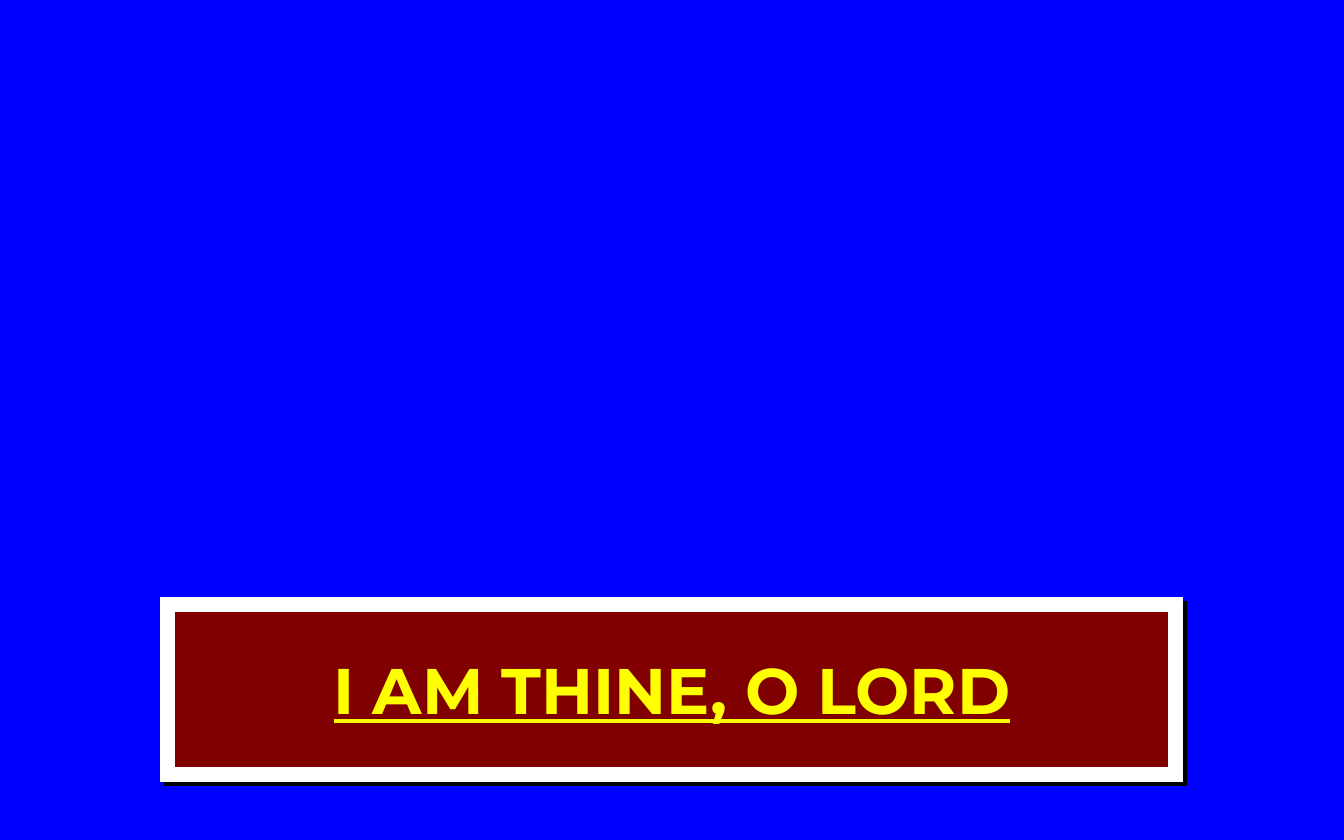
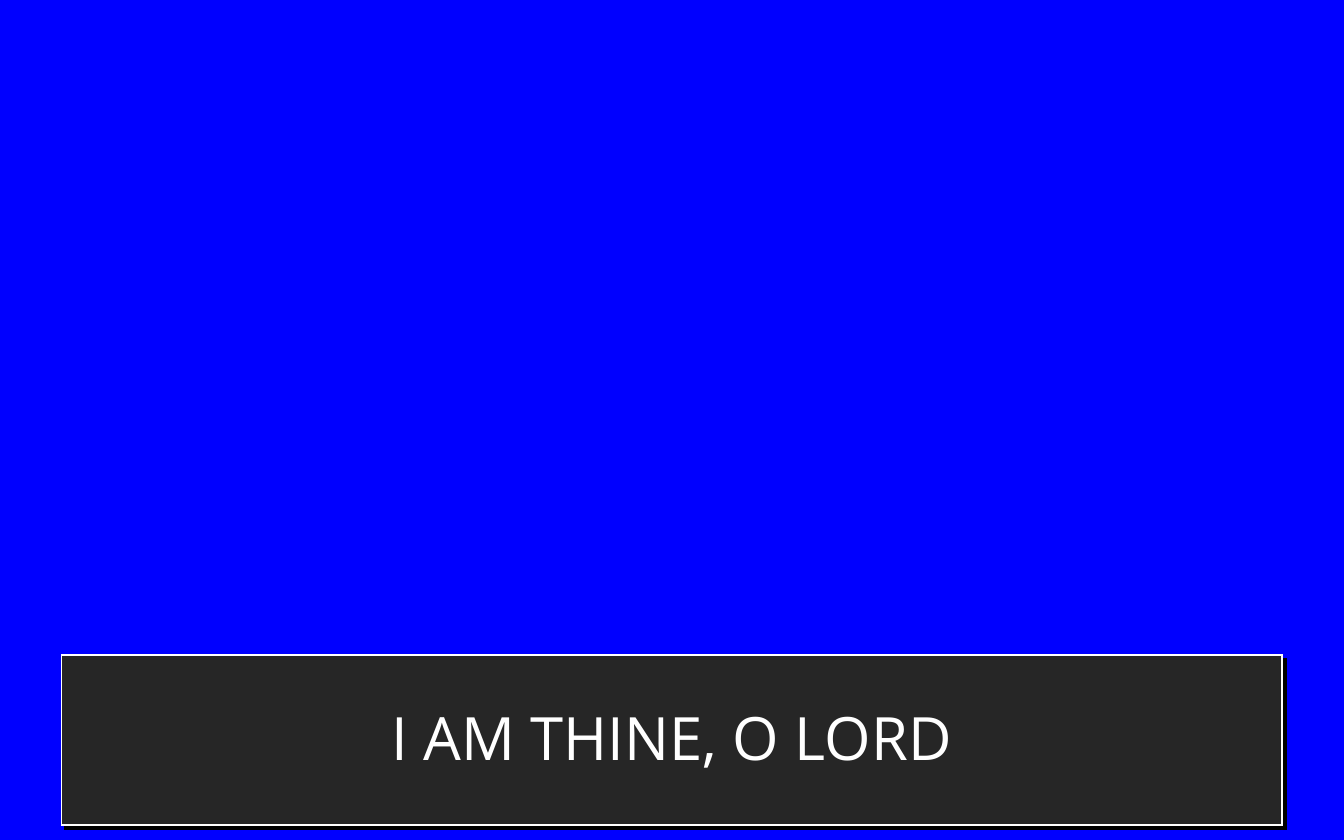
Before and after one commit to darylperalta/outline_docx2pptx, a slide deck: slide 1 of template_lyrics.pptx. Drawn at 1344x840 pixels with LibreOffice and Linux fonts; fonts in the diff are those of the drawing. Boxes give left, top, right and bottom in pixels: in the first picture for what was removed or moved away, otherwise in the second. Text is boxed around its words. In the diff, an @@ line names an element or a change of style, - is before the commit and + after.

```diff
--- a/template_lyrics.pptx
+++ b/template_lyrics.pptx
@@ rectangle "I AM THINE, O LORD": place and size @@
-rectangle "I AM THINE, O LORD" at [168,605,1176,774]
+rectangle "I AM THINE, O LORD" at [62,656,1282,825]
@@ rectangle "I AM THINE, O LORD" at [62,656,1282,825]: size 34.5 to 32 pt, font Montserrat to Open Sans, text colour #FFFF00 to #FFFFFF, bold off, underline off; fill #800000 to #262626; outline #FFFFFF 8 pt to #FFFFFF 1 pt @@
```
Also in this commit, not shown: 2 slides added, 2 slides removed, 1 other file.
